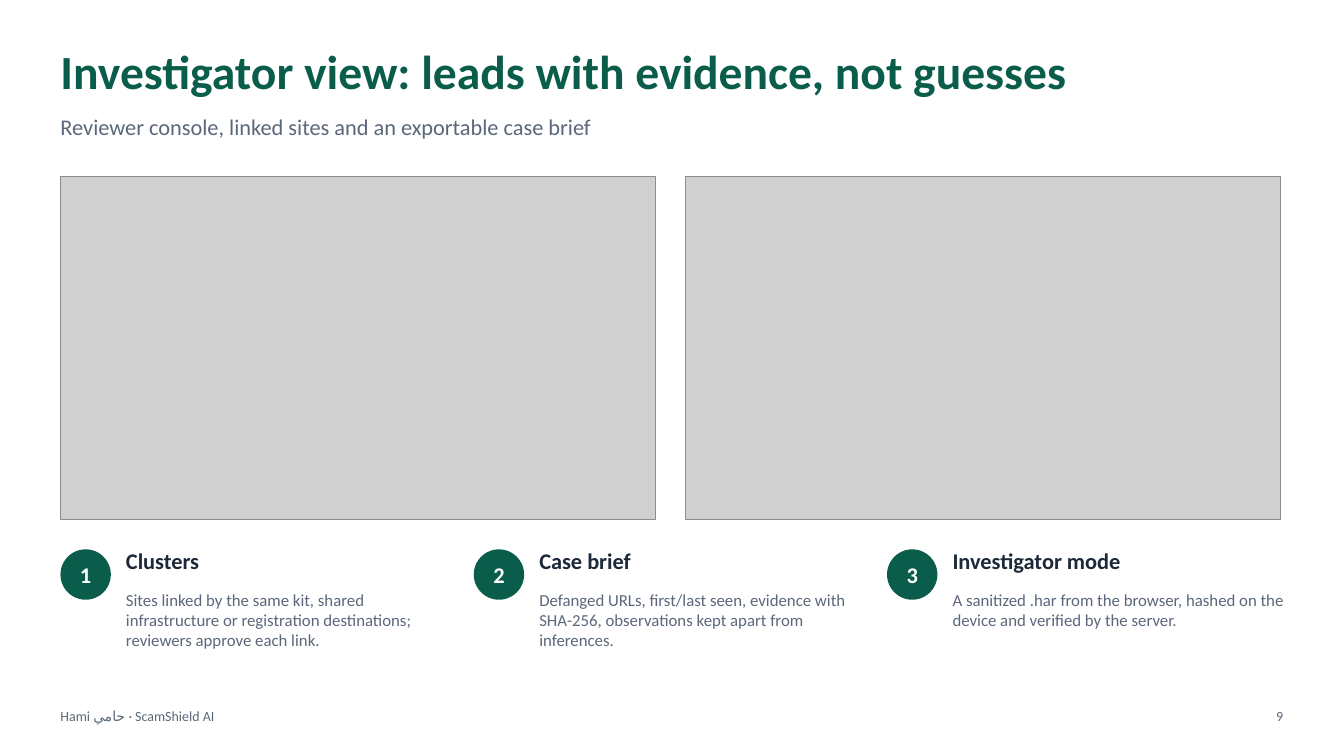
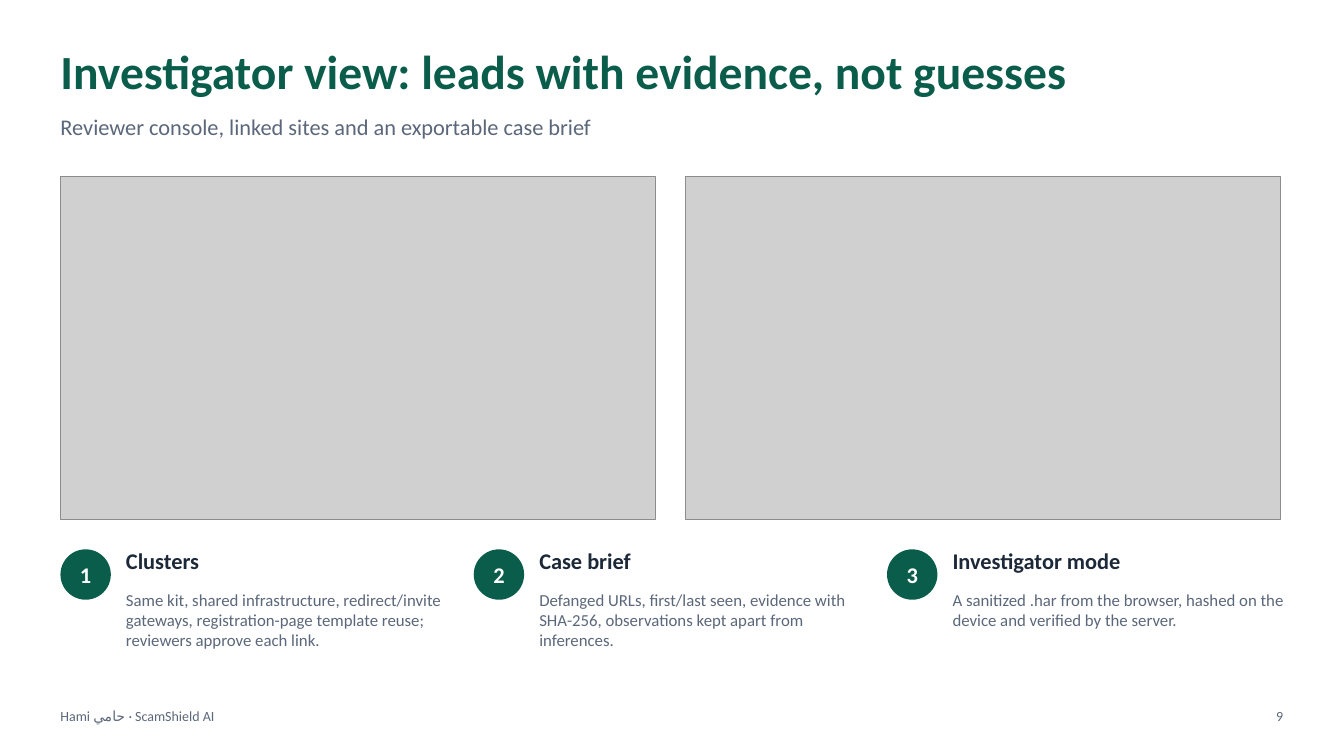
Before and after one commit to mboausibah/hami, a slide deck: slide 9 of docs/Hami.pptx. Drawn at 1344x756 pixels with LibreOffice and Linux fonts; fonts in the diff are those of the drawing; grey boxes stand for pictures. Boxes give left, top, right and bottom in pixels: in the first picture for what was removed or moved away, otherwise in the second. Text is boxed around its words. In the diff, an @@ line names an element or a change of style, - is before the commit and + after.

```diff
--- a/docs/Hami.pptx
+++ b/docs/Hami.pptx
@@ text at [126,594,440,649]: text changed @@
-Sites linked by the same kit, shared infrastructure or registration destinations; reviewers approve each link.
+Same kit, shared infrastructure, redirect/invite gateways, registration-page template reuse; reviewers approve each link.
```
Also in this commit, not shown: 2 other slides changed, 17 other files.
